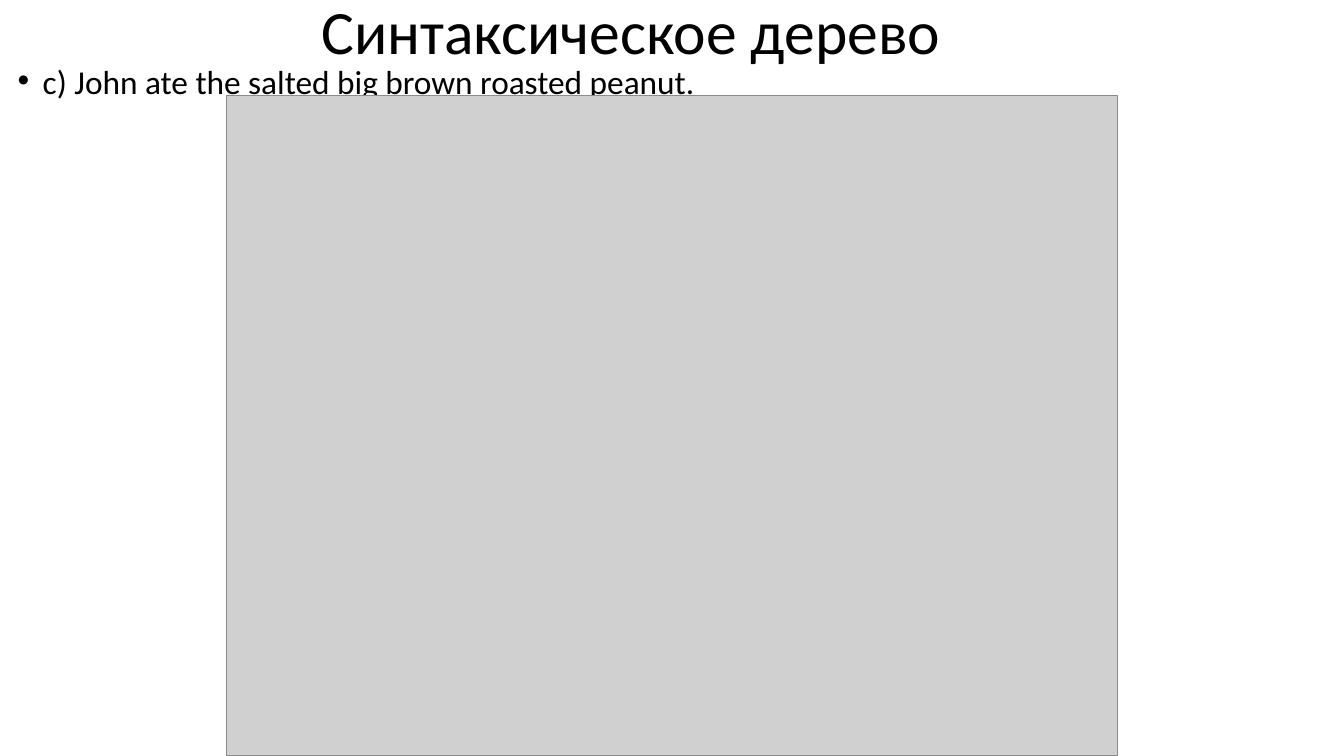
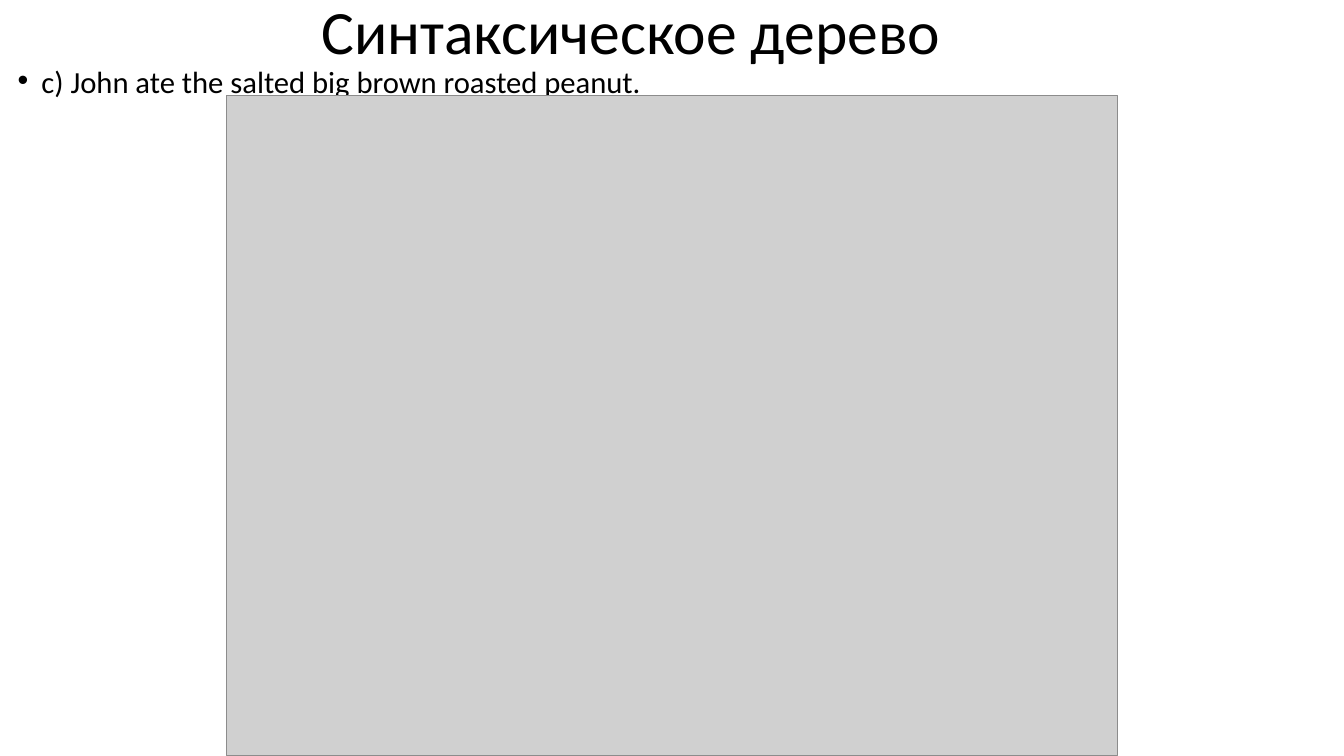
Before and after one commit to goddamnteam/korzun, a slide deck: slide 10 of task2.pptx. Drawn at 1344x756 pixels with LibreOffice and Linux fonts; fonts in the diff are those of the drawing; grey boxes stand for pictures. Boxes give left, top, right and bottom in pixels: in the first picture for what was removed or moved away, otherwise in the second. Text is boxed around its words. In the diff, an @@ line names an element or a change of style, - is before the commit and + after.

```diff
--- a/task2.pptx
+++ b/task2.pptx
@@ text "c) John ate the salted ..." at <box>41,70,640,100</box>: size 23.8 to 21.9 pt; indent changed; line spacing 0.7 to 0.72; less space between paragraphs @@
```
Also in this commit, not shown: 4 other slides changed.
